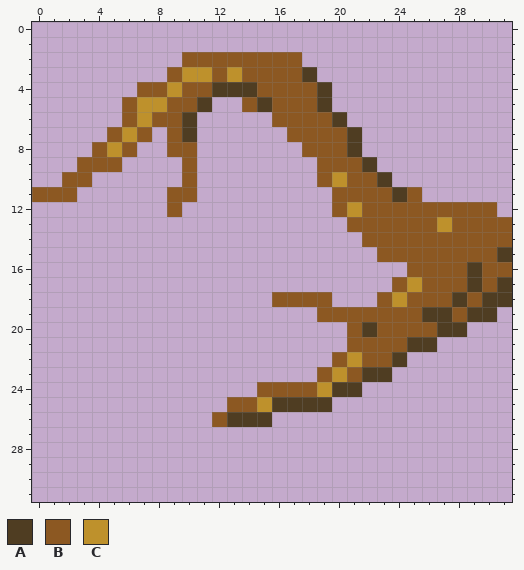
Pixel-art sprite -- resources/plant_parts/branch2.png. Above: the version before the commit.
The file is 32x32 pixels.
Palette (. is transparent): A #4f3d22  B #8c5822  C #be912c
Pixels before, first column x 0:
 2 ..........BBBBBBBB..............
 3 .........BCCBCBBBBA.............
 4 .......BBCBBAAABBBBA............
 5 ......BCCBBA..BABBBA............
 6 ......BCBBA.....BBBBA...........
 7 .....BCB.BA......BBBBA..........
 8 ....BCB..BB.......BBBA..........
 9 ...BBB....B........BBBA.........
10 ..BB......B........BCBBA........
11 BBB......BB.........BBBBAB......
12 .........B..........BCBBBBBBBBB.
13 .....................BBBBBBCBBBB
14 ......................BBBBBBBBBB
15 .......................BBBBBBBBA
16 .........................BBBBABB
17 ........................BCBBBABA
18 ................BBBB...BCBBBABAA
19 ...................BBBBBBBAABAA.
20 .....................BABBBBAA...
21 .....................BBBBAA.....
22 ....................BCBBA.......
23 ...................BCBAA........
24 ...............BBBBCAA..........
25 .............BBCAAAA............
26 ............BAAA................
After the commit:
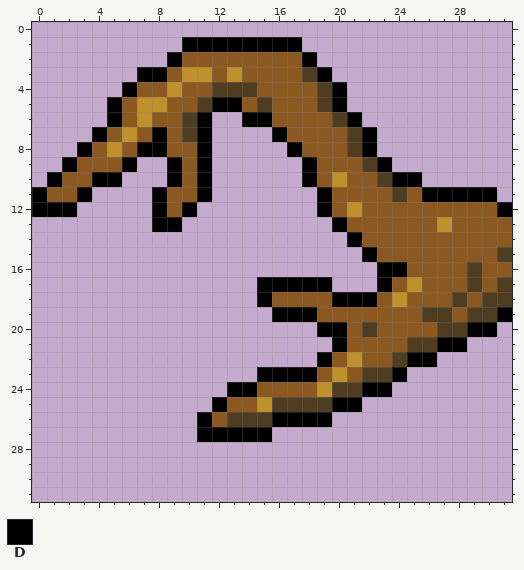
Colours new in this view: D #000000
Change:
The edit adds colour D in row 1 at x 10 to 17; in row 2 at x 9 and 18; in row 3 at x 7 to 8 and 19; in row 4 at x 6 and 20; in row 5 at x 5, 12 to 13 and 20; in row 6 at x 5, 11, 14 to 15 and 21.
The edit adds colour D in row 7 at x 4, 8, 11, 16 and 22; in row 8 at x 3, 7 to 8, 11, 17 and 22; in row 9 at x 2, 6, 9, 11, 18 and 23; in row 10 at x 1, 4 to 5, 9, 11, 18 and 24 to 25; in row 11 at x 3, 8, 11, 19 and 26 to 30; in row 12 at x 0 to 2, 8, 10, 19 and 31.
The edit adds colour D in row 13 at x 8 to 9 and 20; in row 14 at x 21; in row 15 at x 22; in row 16 at x 23 to 24; in row 17 at x 15 to 19 and 23; in row 18 at x 15 and 20 to 22.
The edit adds colour D in row 19 at x 16 to 18 and 31; in row 20 at x 19 to 20 and 29 to 30; in row 21 at x 20 and 27 to 28; in row 22 at x 19 and 25 to 26; in row 23 at x 15 to 18 and 24; in row 24 at x 13 to 14 and 22 to 23.
The edit adds colour D in row 25 at x 12 and 20 to 21; in row 26 at x 11 and 16 to 19; in row 27 at x 11 to 15.
Colour B gives way to colour D in row 11 at x 0.
